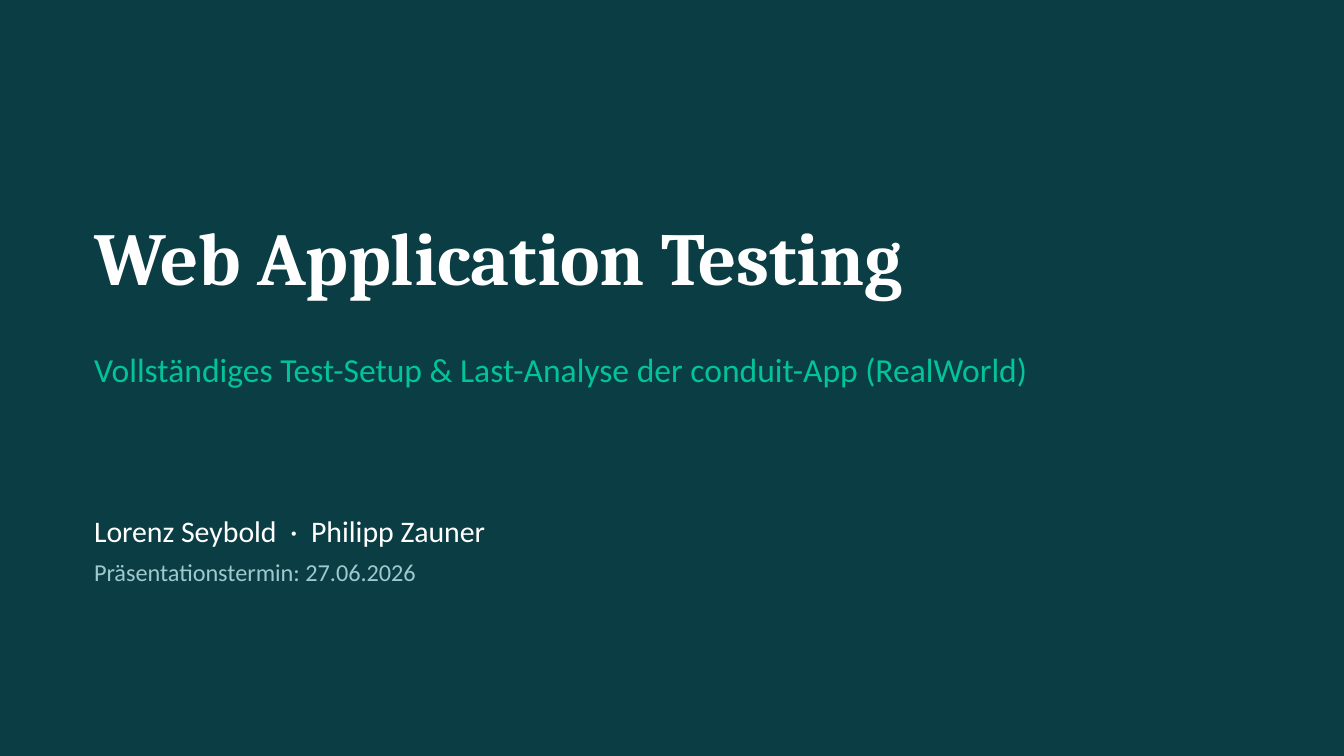
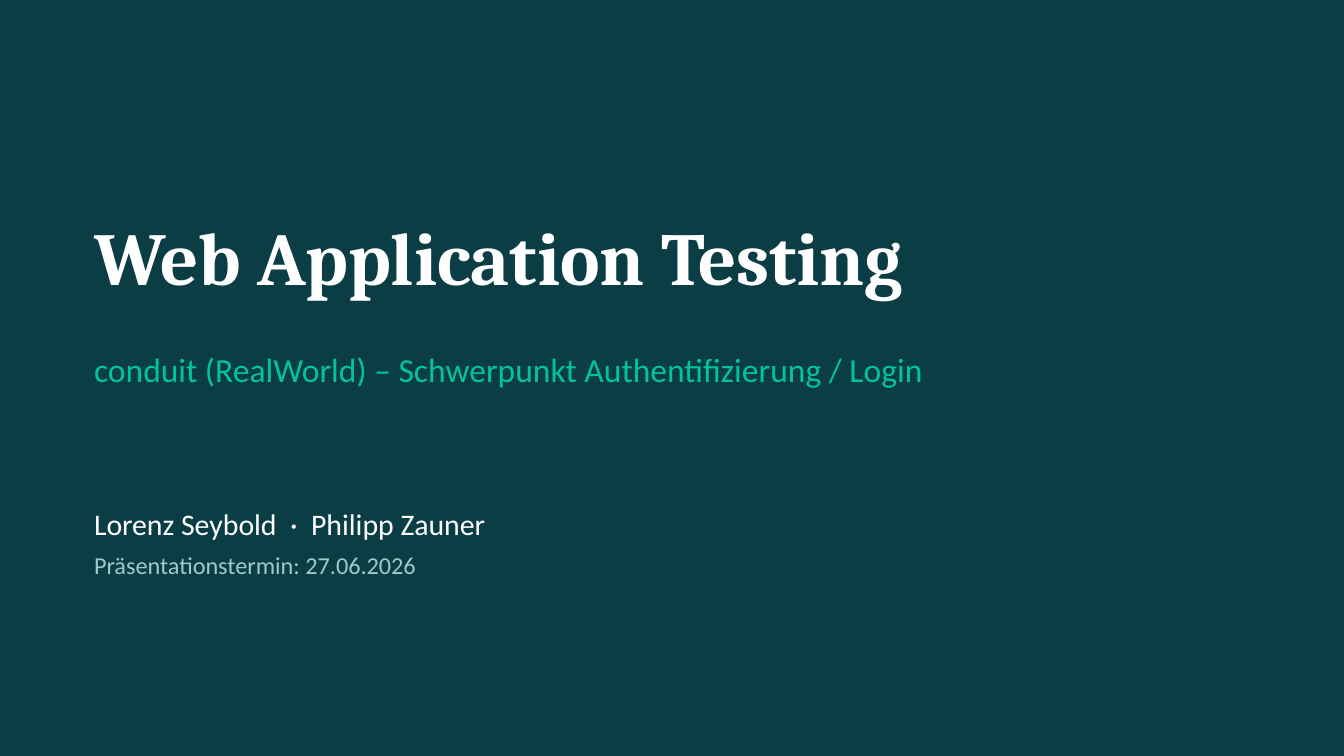
Before and after one commit to Lolo169169/wat4-2026ss-bb-zauner-seybold, a slide deck: slide 1 of PRESENTATION.pptx. Drawn at 1344x756 pixels with LibreOffice and Linux fonts; fonts in the diff are those of the drawing. Boxes give left, top, right and bottom in pixels: in the first picture for what was removed or moved away, otherwise in the second. Text is boxed around its words. In the diff, an @@ line names an element or a change of style, - is before the commit and + after.

```diff
--- a/PRESENTATION.pptx
+++ b/PRESENTATION.pptx
@@ text at (x1=94, y1=357, x2=922, y2=388): text changed @@
-Vollständiges Test-Setup & Last-Analyse der conduit-App (RealWorld)
+conduit (RealWorld) – Schwerpunkt Authentifizierung / Login
@@ text "Lorenz Seybold · Philipp Zauner" moved from (x1=94, y1=521, x2=485, y2=581) to (x1=94, y1=514, x2=485, y2=574) @@
```
Also in this commit, not shown: 9 other slides changed, 22 other files.
